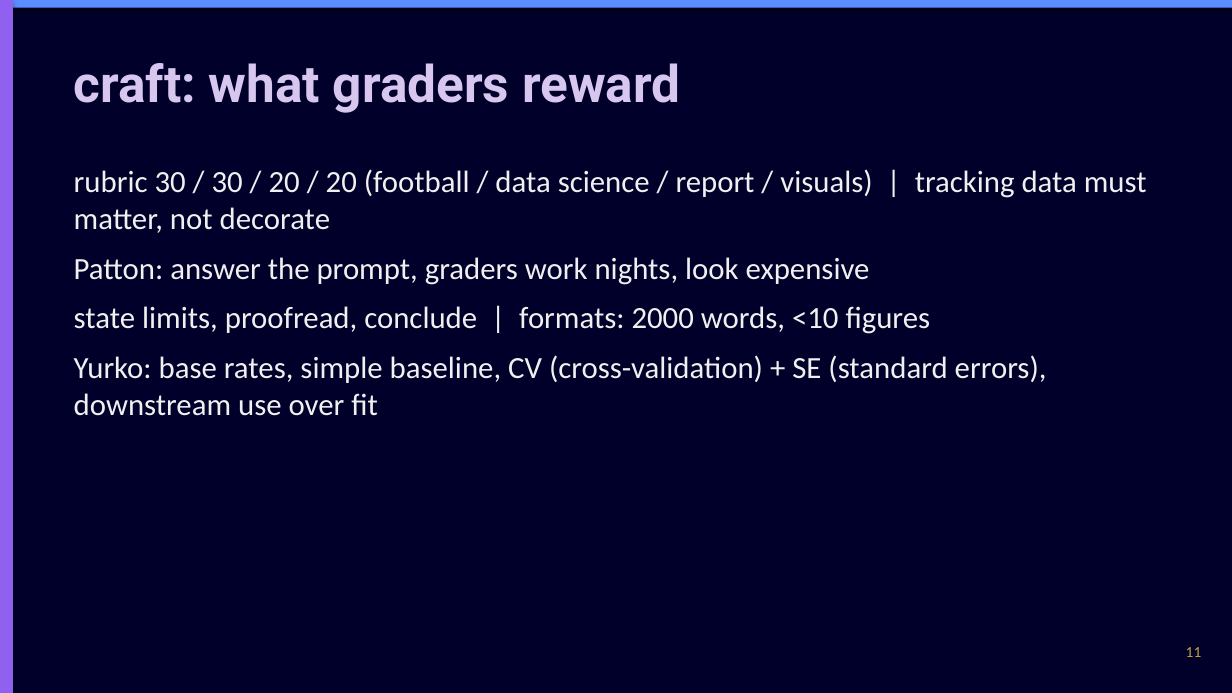
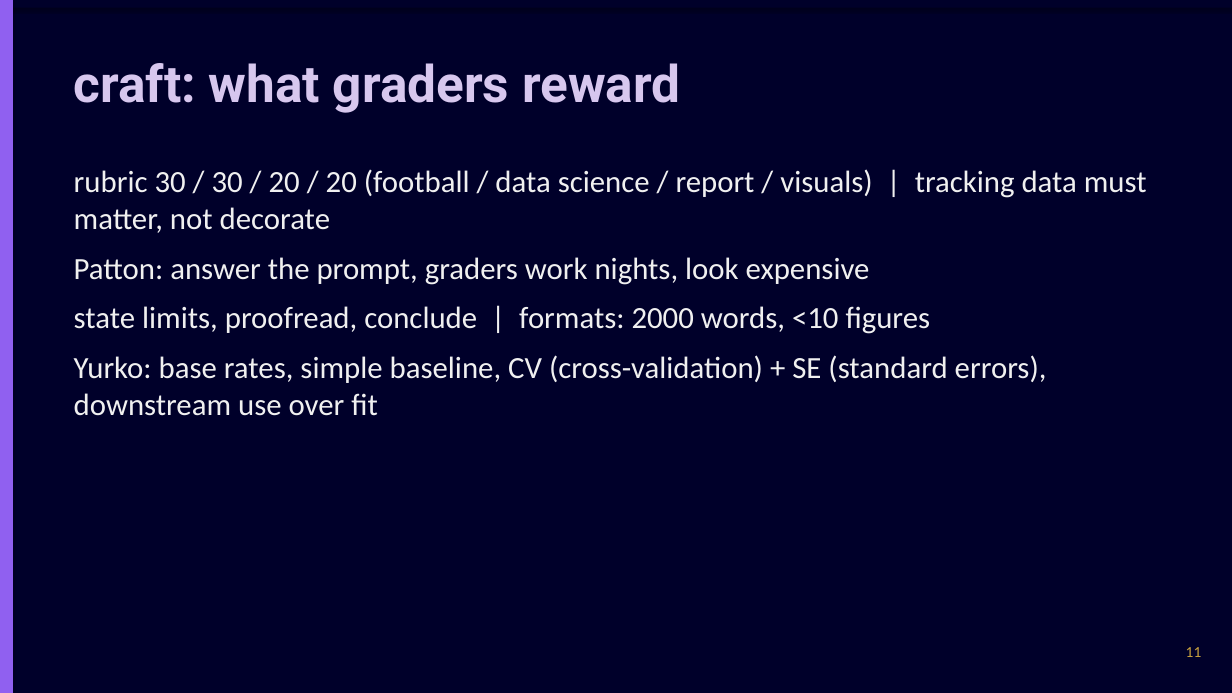
Before and after one commit to chasko-labs/nfl-big-data-bowl-2027, a slide deck: slide 11 of deck/unified.pptx. Drawn at 1232x693 pixels with LibreOffice and Linux fonts; fonts in the diff are those of the drawing. Boxes give left, top, right and bottom in pixels: in the first picture for what was removed or moved away, otherwise in the second. Text is boxed around its words. In the diff, an @@ line names an element or a change of style, - is before the commit and + after.

```diff
--- a/deck/unified.pptx
+++ b/deck/unified.pptx
@@ rectangle at (x1=0, y1=0, x2=1232, y2=7): fill #5B8DFF to #00002A @@
```
Also in this commit, not shown: 16 other slides changed.
